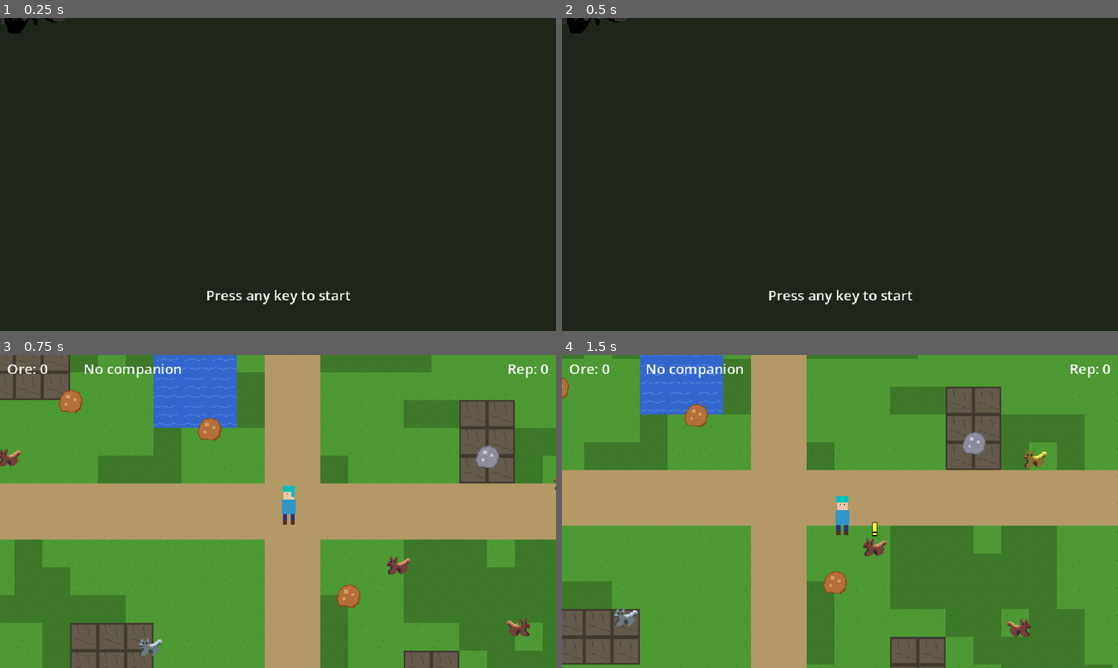
Above: before the commit, frames 1-4 (two rows, left to right).
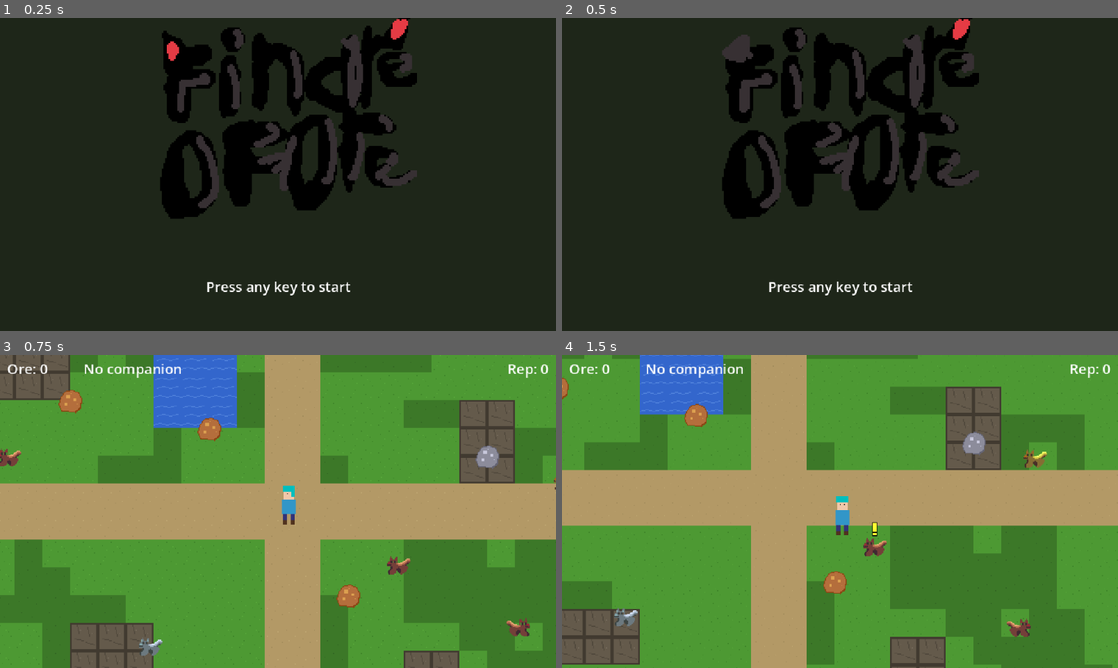
Above: after the commit, the same moments.

Repository: robtaylor/FinderOfOre
Game: Godot game, scene res://scenes/title_screen.tscn
The game is run twice, just before and just after one commit, with the same random seed, the same clock (stepped at 60 frames per second) and the same inputs.
Inputs (mouse positions are in pixels of both pictures, inside the frame that each line leads up to):
- Up to frame 1 (0.25 s): no input
- Up to frame 2 (0.5 s): no input
- Up to frame 3 (0.75 s): tap Enter at 0.5 s; move the mouse to (400, 495) at 0.52 s; hold D (move_right) from 0.53 s (still down); hold E (interact) from 0.53 s (still down); click (400, 495) at 0.67 s
- Up to frame 4 (1.5 s): move the mouse to (728, 527) at 1.27 s; release D (move_right) at 1.28 s; release E (interact) at 1.28 s; hold S (move_down) from 1.28 s (still down); tap E (interact) at 1.35 s

The runs differ from the first frame. In frame 1, 15% of the frame differs, in the area x 0-75%, y 0-92%; in frame 2, 15%; in frame 3, nothing differs; in frame 4, nothing differs.

Commit message:
Fix title screen centering - use TextureRect instead of AnimatedSprite2D
AnimatedSprite2D (Node2D) doesn't layout in Control containers.
Switched to TextureRect in a VBoxContainer with manual frame swapping.

Co-developed-by: Claude Code v2.1.58 (claude-opus-4-6)

Diff:
--- a/scenes/title_screen.tscn
+++ b/scenes/title_screen.tscn
@@ -1,7 +1,7 @@
-[gd_scene format=3 uid="uid://btitle00001"]
+[gd_scene load_steps=3 format=3 uid="uid://btitle00001"]
 
 [ext_resource type="Script" path="res://src/ui/title_screen.gd" id="1"]
-[ext_resource type="SpriteFrames" path="res://resources/title_frames.tres" id="2"]
+[ext_resource type="Texture2D" path="res://assets/sprites/ui/title/frame0.png" id="2"]
 
 [node name="TitleScreen" type="Control"]
 layout_mode = 3
@@ -21,30 +21,33 @@
 grow_vertical = 2
 color = Color(0.12, 0.15, 0.1, 1.0)
 
-[node name="CenterContainer" type="CenterContainer" parent="."]
+[node name="VBoxContainer" type="VBoxContainer" parent="."]
 layout_mode = 1
-anchors_preset = 15
-anchor_right = 1.0
-anchor_bottom = 1.0
-offset_top = -30.0
+anchors_preset = 8
+anchor_left = 0.5
+anchor_top = 0.5
+anchor_right = 0.5
+anchor_bottom = 0.5
+offset_left = -160.0
+offset_top = -120.0
+offset_right = 160.0
+offset_bottom = 60.0
 grow_horizontal = 2
 grow_vertical = 2
+alignment = 1
 
-[node name="Logo" type="AnimatedSprite2D" parent="CenterContainer"]
-sprite_frames = ExtResource("2")
-animation = &"idle"
-autoplay = "idle"
+[node name="CenterLogo" type="TextureRect" parent="VBoxContainer"]
+layout_mode = 2
+texture = ExtResource("2")
+expand_mode = 3
+stretch_mode = 4
+custom_minimum_size = Vector2(320, 288)
 
-[node name="PromptLabel" type="Label" parent="."]
-layout_mode = 1
-anchors_preset = 7
-anchor_left = 0.5
-anchor_top = 1.0
-anchor_right = 0.5
-anchor_bottom = 1.0
-offset_left = -80.0
-offset_top = -50.0
-offset_right = 80.0
-offset_bottom = -30.0
+[node name="Spacer" type="Control" parent="VBoxContainer"]
+layout_mode = 2
+custom_minimum_size = Vector2(0, 20)
+
+[node name="PromptLabel" type="Label" parent="VBoxContainer"]
+layout_mode = 2
 text = "Press any key to start"
 horizontal_alignment = 1
--- a/src/ui/title_screen.gd
+++ b/src/ui/title_screen.gd
@@ -3,17 +3,35 @@
 ## Title screen with Holly's animated logo.
 ## Press any key or interact to start the game.
 
-@onready var logo: AnimatedSprite2D = $CenterContainer/Logo
-@onready var prompt_label: Label = $PromptLabel
+@onready var logo: TextureRect = $VBoxContainer/CenterLogo
+@onready var prompt_label: Label = $VBoxContainer/PromptLabel
 
+var frames: Array[Texture2D] = []
+var current_frame := 0
+var frame_timer := 0.0
+var frame_rate := 6.0  # FPS
 var prompt_visible := true
 var blink_timer := 0.0
 
 func _ready() -> void:
-	logo.play("idle")
+	# Load title frames
+	for i in range(5):
+		var tex := load("res://assets/sprites/ui/title/frame%d.png" % i)
+		if tex:
+			frames.append(tex)
+	if not frames.is_empty():
+		logo.texture = frames[0]
 
 func _process(delta: float) -> void:
-	# Blink the "press any key" prompt
+	# Animate logo
+	if not frames.is_empty():
+		frame_timer += delta
+		if frame_timer >= 1.0 / frame_rate:
+			frame_timer = 0.0
+			current_frame = (current_frame + 1) % frames.size()
+			logo.texture = frames[current_frame]
+
+	# Blink prompt
 	blink_timer += delta
 	if blink_timer >= 0.6:
 		blink_timer = 0.0
